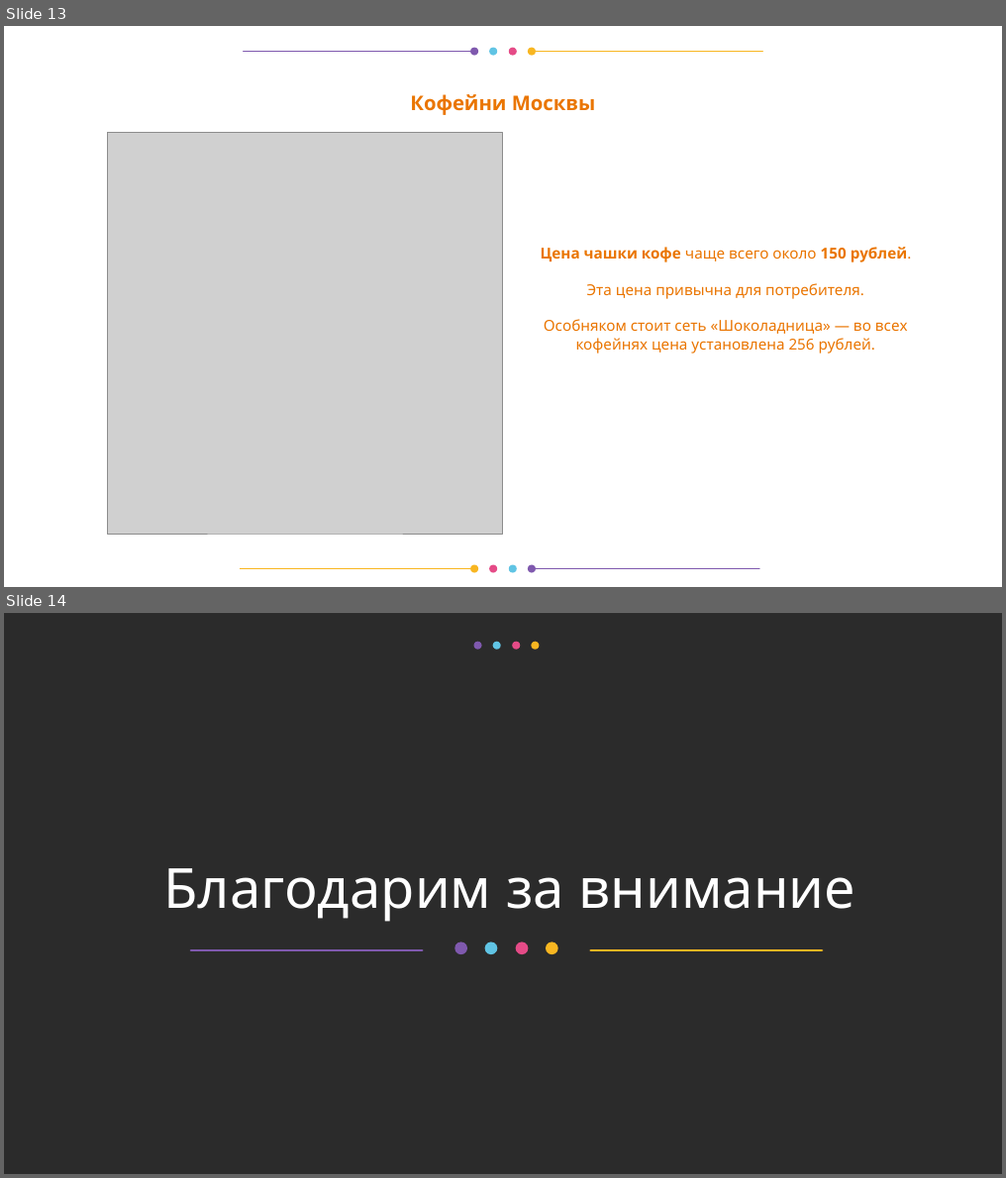
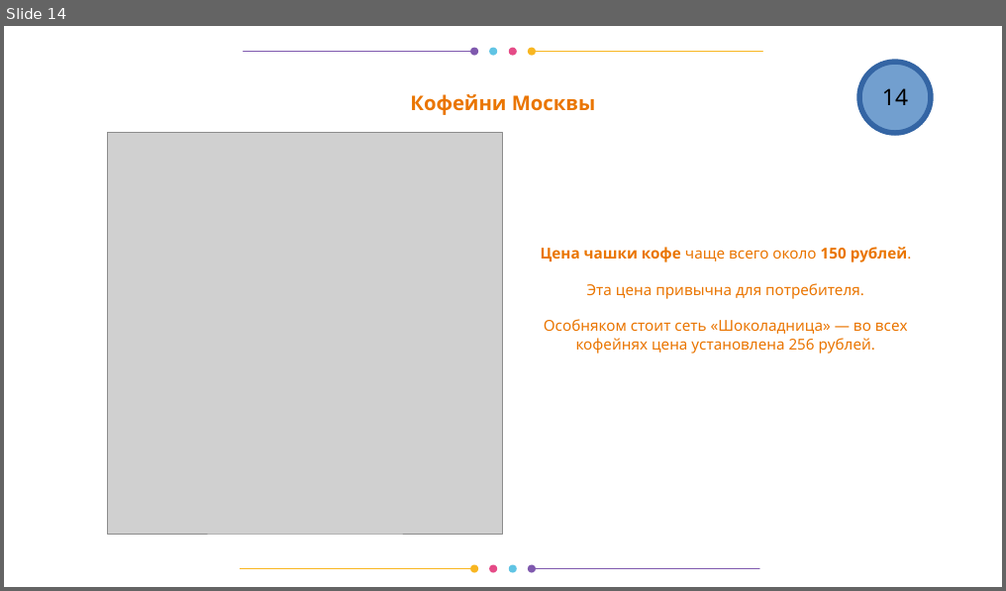
Before and after one commit to okeangel/da_portfolio, a slide deck: practicum/week_21_presentation_catering_in_moscow.odp. Shown one above the other, each under a label of ours: slides 13 and 14 before the commit, slide 14 after it. The pictures are 1006x1178 and 1006x591 pixels, drawn with LibreOffice and Linux fonts; fonts in the diff are those of the drawing; grey boxes stand for pictures; background and template pictures are left out; a plain dark background stands for a picture behind light text. Boxes give left, top, right and bottom in pixels: in the first picture for what was removed or moved away, otherwise in the second. Text is boxed around its words. In the diff, an @@ line names an element or a change of style, - is before the commit and + after.

```diff
--- a/practicum/week_21_presentation_catering_in_moscow.odp
+++ b/practicum/week_21_presentation_catering_in_moscow.odp
@@ slide 14 removed at (x1=4, y1=613, x2=1002, y2=1174), background picture (left out) @@
@@ group removed at (x1=474, y1=641, x2=540, y2=650): 4 freeform shapes @@
@@ title removed at (x1=163, y1=868, x2=855, y2=922) @@
-Благодарим за внимание
@@ group removed at (x1=191, y1=943, x2=822, y2=956): 6 freeform shapes @@
@@ what was slide 13 is now slide 14 @@
@@ slide 14 changed as well @@
@@ ellipse added at (x1=859, y1=62, x2=932, y2=133), fill #729FCF, outline #3465A4 4.31 pt @@
@@ page number added at (x1=882, y1=88, x2=908, y2=105), 18 pt, text #000000 @@
+14
```
Also in this commit, not shown: 11 other slides changed, 2 slides added, 2 other files.
